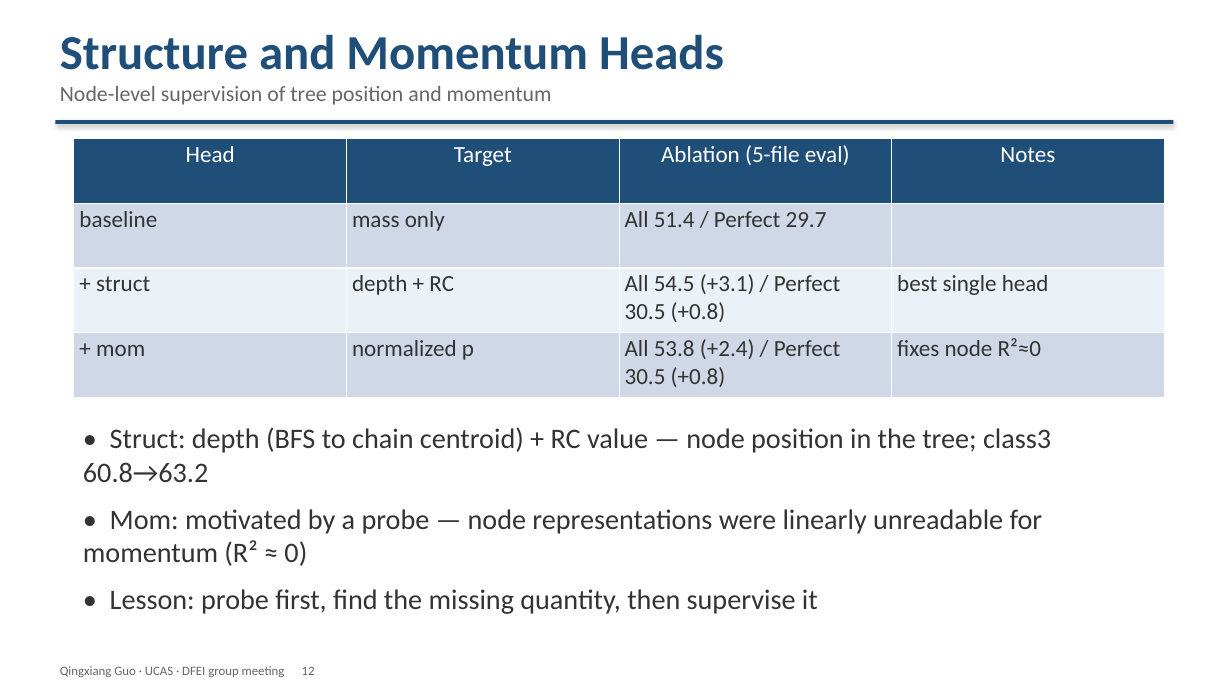
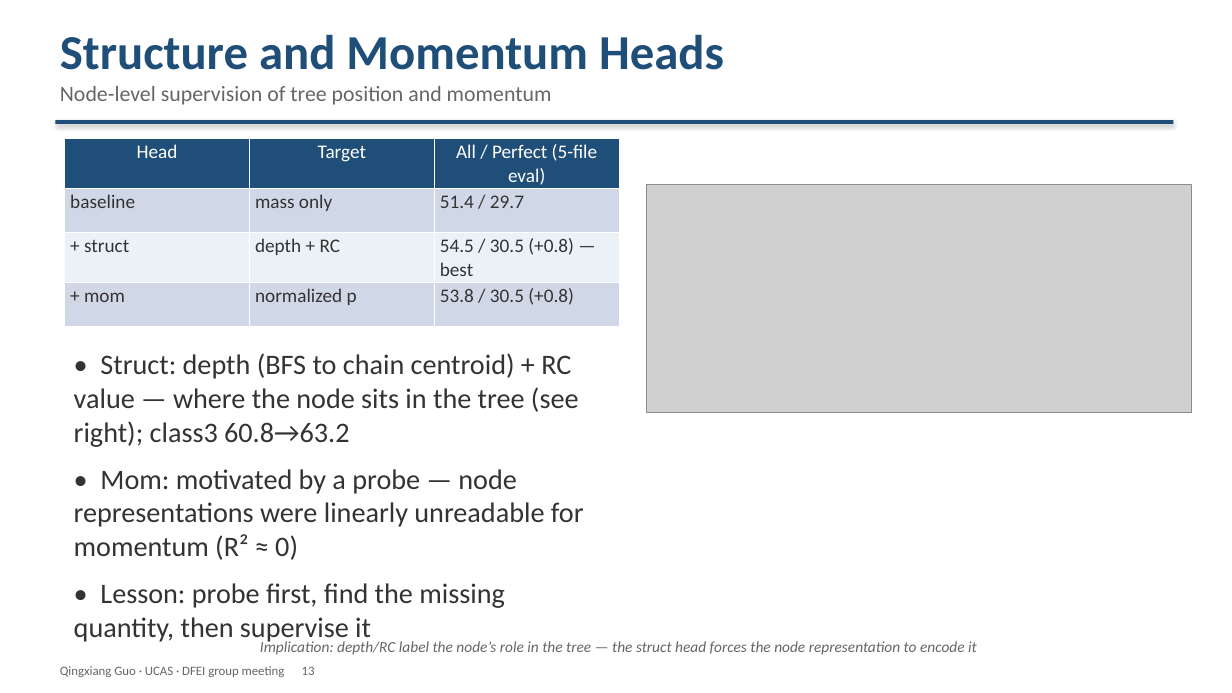
Before and after one commit to Aniedrew/dfei_ift, a slide deck: slide 13 of meeting_figs/DFEI_progress_20260902_EN.pptx (slide 12 before the commit). Drawn at 1232x693 pixels with LibreOffice and Linux fonts; fonts in the diff are those of the drawing; grey boxes stand for pictures. Boxes give left, top, right and bottom in pixels: in the first picture for what was removed or moved away, otherwise in the second. Text is boxed around its words. In the diff, an @@ line names an element or a change of style, - is before the commit and + after.

Commit message:
docs: split part 1 into pruning + rewarding; clarify later parts with plots
- Part 1 = Differentiable Pruning with Annealing; Part 2 = Rewarding the Chain
- "Why Chains Die" moved to the start of Part 2 (imbalance, one misclassified edge),
  then root cause (dilution), then hinge (v37), chain-CE (v38)
- New S10 "The Strategy Works": PerfectReco per version + per-class accuracy
  before/after the rewards (v31 -> v38)
- Later parts now figure-backed: head zoo (S11), mass ROC with caption (S12),
  struct/mom tree schematic (S13), probe R2 chart (S14), v48 gradient-balance
  chart (S15); Parts renumbered to 5, deck is 17 pages

```diff
--- a/meeting_figs/DFEI_progress_20260902_EN.pptx
+++ b/meeting_figs/DFEI_progress_20260902_EN.pptx
@@ table at (x1=65, y1=139, x2=619, y2=314) @@
-column 3: Ablation (5-file eval) | All 51.4 / Perfect 29.7 | All 54.5 (+3.1) / Perfect 30.5 (+0.8) | All 53.8 (+2.4) / Perfect 30.5 (+0.8)
-column 4: Notes |  | best single head | fixes node R²≈0
+column 3: All / Perfect (5-file eval) | 51.4 / 29.7 | 54.5 / 30.5 (+0.8) — best | 53.8 / 30.5 (+0.8)
@@ table resized from (x1=74, y1=139, x2=1165, y2=397) to (x1=65, y1=139, x2=619, y2=314) @@
@@ picture added at (x1=647, y1=185, x2=1192, y2=412) @@
@@ text "• Struct: depth (BFS to ..." moved from (x1=83, y1=427, x2=1051, y2=614) to (x1=74, y1=353, x2=584, y2=608) @@
@@ text at (x1=74, y1=353, x2=579, y2=447): text changed @@
-• Struct: depth (BFS to chain centroid) + RC value — node position in the tree; class3 60.8→63.2
+• Struct: depth (BFS to chain centroid) + RC value — where the node sits in the tree (see right); class3 60.8→63.2
@@ text added at (x1=260, y1=639, x2=977, y2=655), 12 pt, text #666666, italic @@
+Implication: depth/RC label the node’s role in the tree — the struct head forces the node representation to encode it
```
Also in this commit, not shown: 12 other slides changed, 1 slide added, 7 other files.
